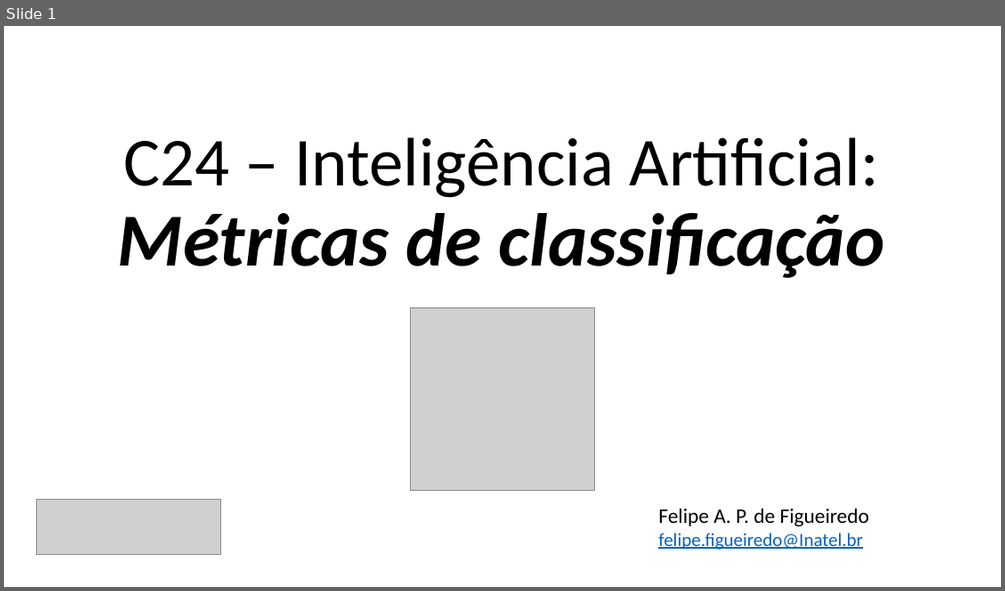
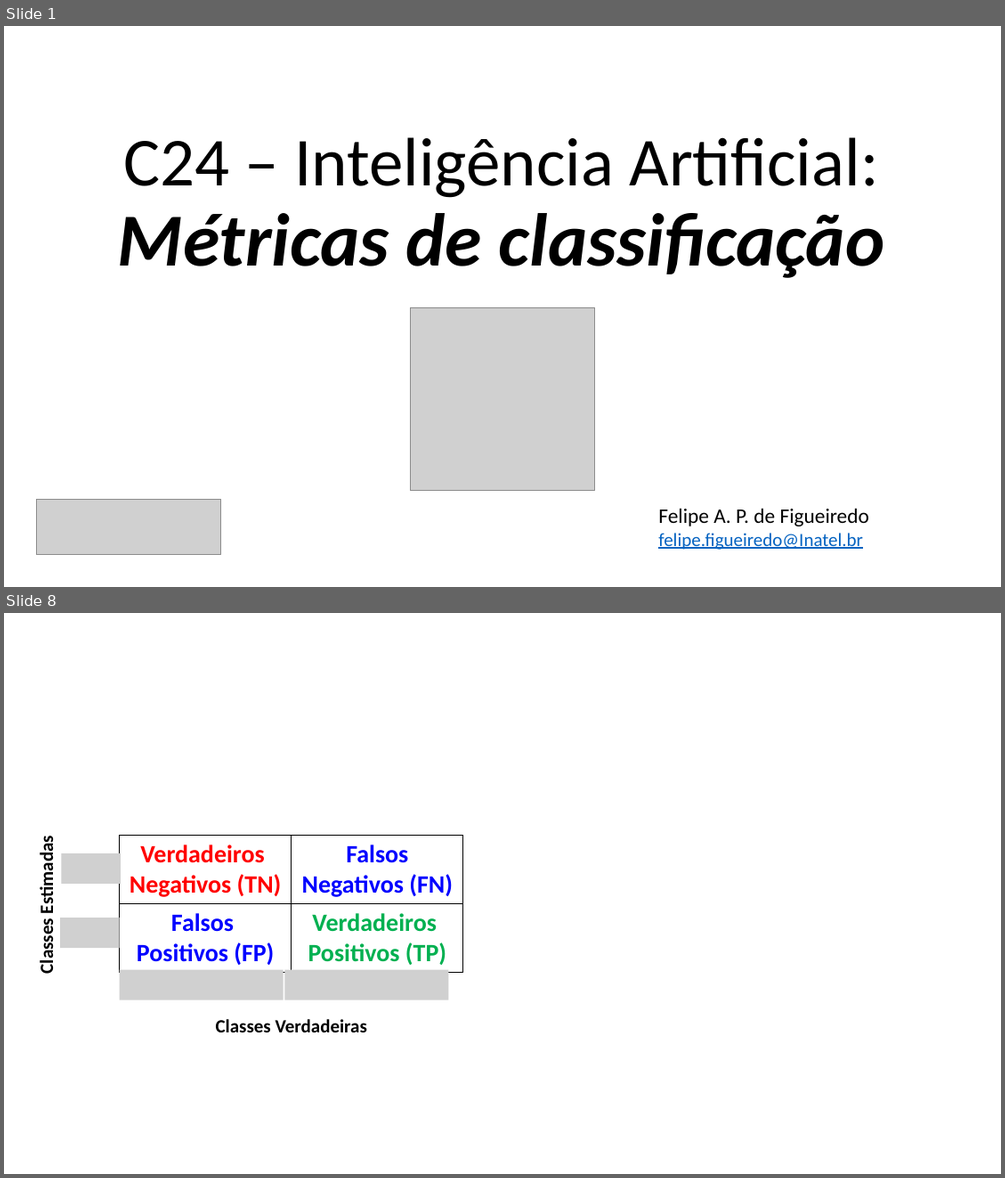
Before and after one commit to zz4fap/c24_inteligencia_artificial, a slide deck: slides/C24_Métricas_de_Classificação.pptx. Shown one above the other, each under a label of ours: slide 1 before the commit, slides 1 and 8 after it; the slides between them are not shown. The pictures are 1005x591 and 1005x1178 pixels, drawn with LibreOffice and Linux fonts; fonts in the diff are those of the drawing; grey boxes stand for pictures. Boxes give left, top, right and bottom in pixels: in the first picture for what was removed or moved away, otherwise in the second. Text is boxed around its words. In the diff, an @@ line names an element or a change of style, - is before the commit and + after.

```diff
--- a/slides/C24_Métricas_de_Classificação.pptx
+++ b/slides/C24_Métricas_de_Classificação.pptx
@@ slide 8 added at <box>4,613,1001,1174</box>, background #FFFFFF @@
@@ text added at <box>35,843,58,972</box>, 18 pt, text #000000, bold @@
+Classes Estimadas
@@ table added at <box>119,835,463,970</box>, 2 rows, 2 columns @@
+Verdadeiros Negativos (TN) | Falsos Negativos (FN)
+Falsos Positivos (FP) | Verdadeiros Positivos (TP)
@@ picture added at <box>62,853,121,883</box> @@
@@ picture added at <box>60,917,119,948</box> @@
@@ picture added at <box>119,970,283,999</box> @@
@@ picture added at <box>284,970,448,999</box> @@
@@ text added at <box>216,1019,367,1032</box>, 18 pt, text #000000, bold @@
+Classes Verdadeiras
```
Also in this commit, not shown: 1 slide changed, 23 other slides added, 1 slide removed, 1 other file.
